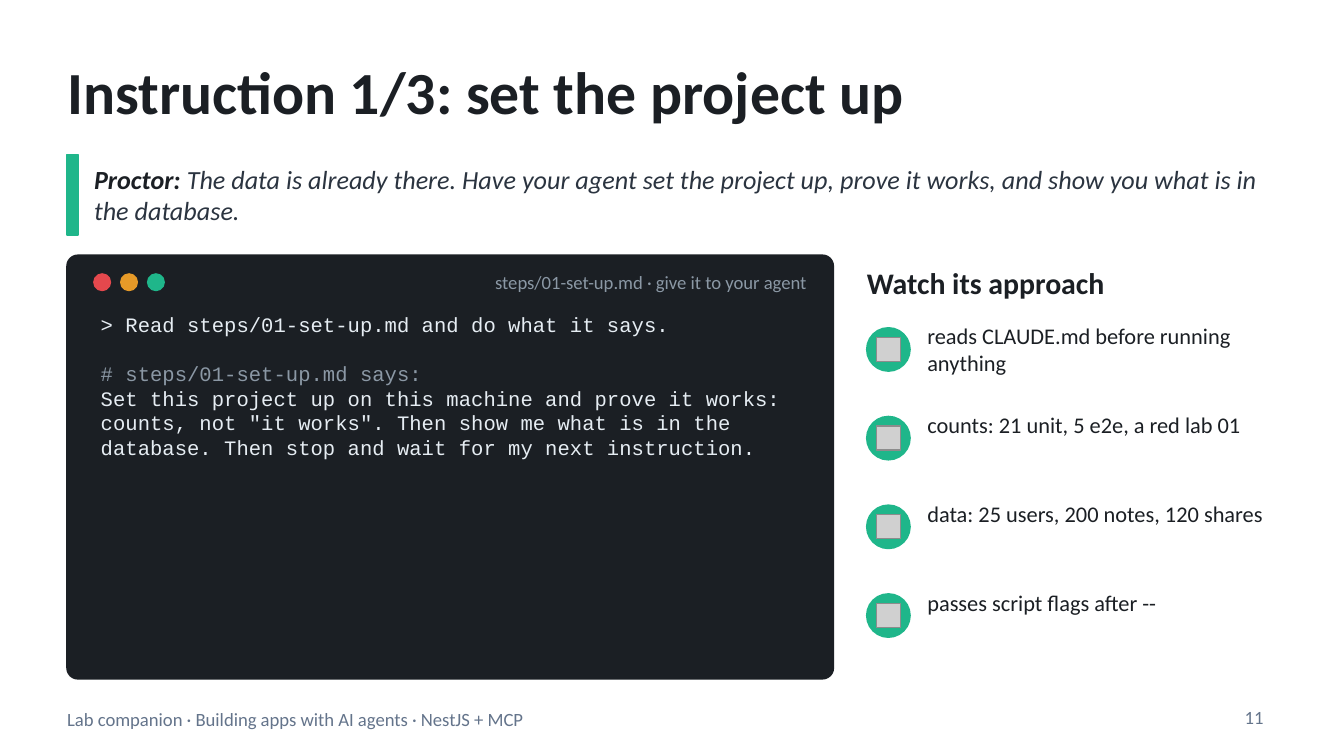
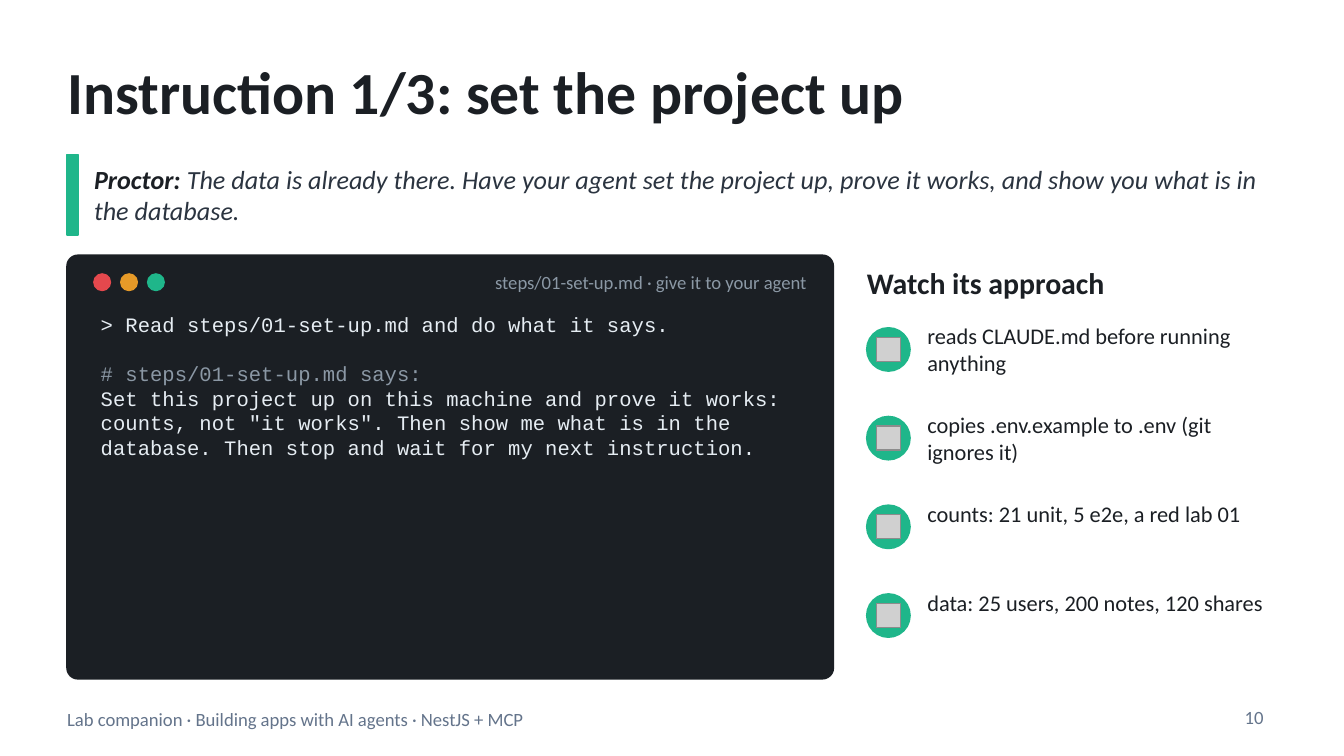
Before and after one commit to blazaga/ai-training-modules, a slide deck: slide 10 of docs/ai-agent-training/slides/lab-companion.pptx (slide 11 before the commit). Drawn at 1344x756 pixels with LibreOffice and Linux fonts; fonts in the diff are those of the drawing; grey boxes stand for pictures. Boxes give left, top, right and bottom in pixels: in the first picture for what was removed or moved away, otherwise in the second. Text is boxed around its words. In the diff, an @@ line names an element or a change of style, - is before the commit and + after.

```diff
--- a/docs/ai-agent-training/slides/lab-companion.pptx
+++ b/docs/ai-agent-training/slides/lab-companion.pptx
@@ text added at bbox=[927, 417, 1211, 464], 12 pt, text #1B1F24 @@
+copies .env.example to .env (git ignores it)
@@ text "counts: 21 unit, 5 e2e, ...": place and size @@
-text "counts: 21 unit, 5 e2e, ..." at bbox=[927, 417, 1241, 436]
+text "counts: 21 unit, 5 e2e, ..." at bbox=[927, 506, 1241, 525]
@@ text "data: 25 users, 200 notes, ...": place and size @@
-text "data: 25 users, 200 notes, ..." at bbox=[927, 506, 1263, 525]
+text "data: 25 users, 200 notes, ..." at bbox=[927, 595, 1263, 614]
@@ text removed at bbox=[927, 595, 1137, 615] @@
-passes script flags after --
@@ page number at bbox=[1245, 712, 1264, 724]: text changed @@
-11
+10
```
Also in this commit, not shown: 1 slide removed, 6 other files.
